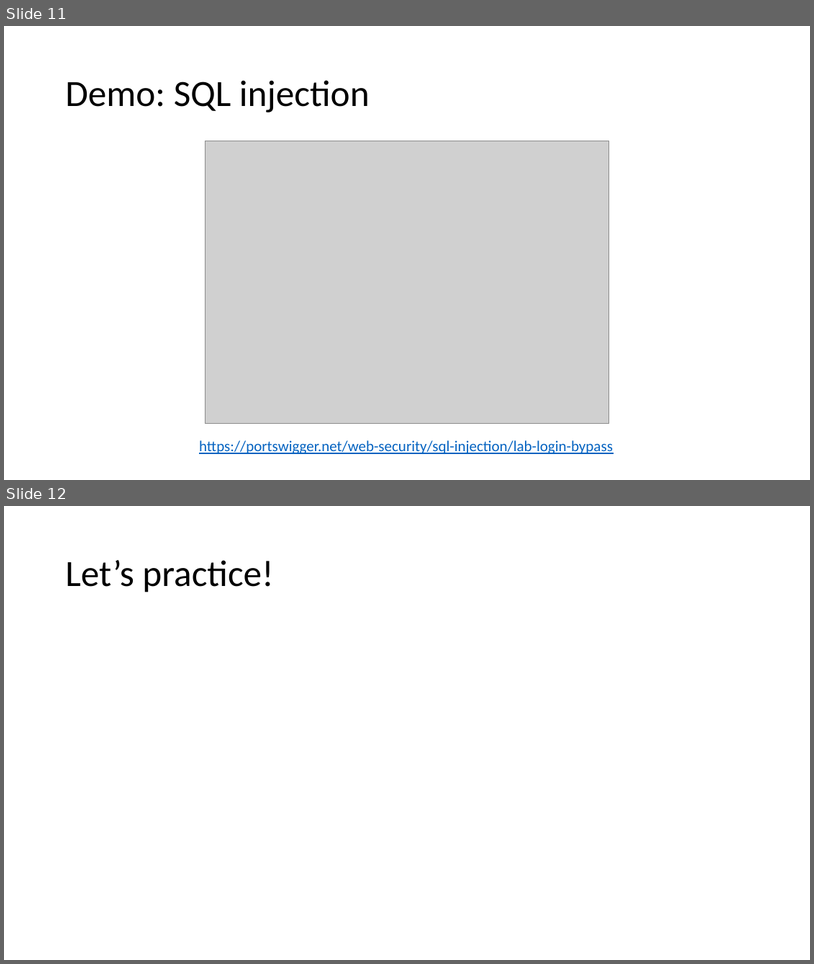
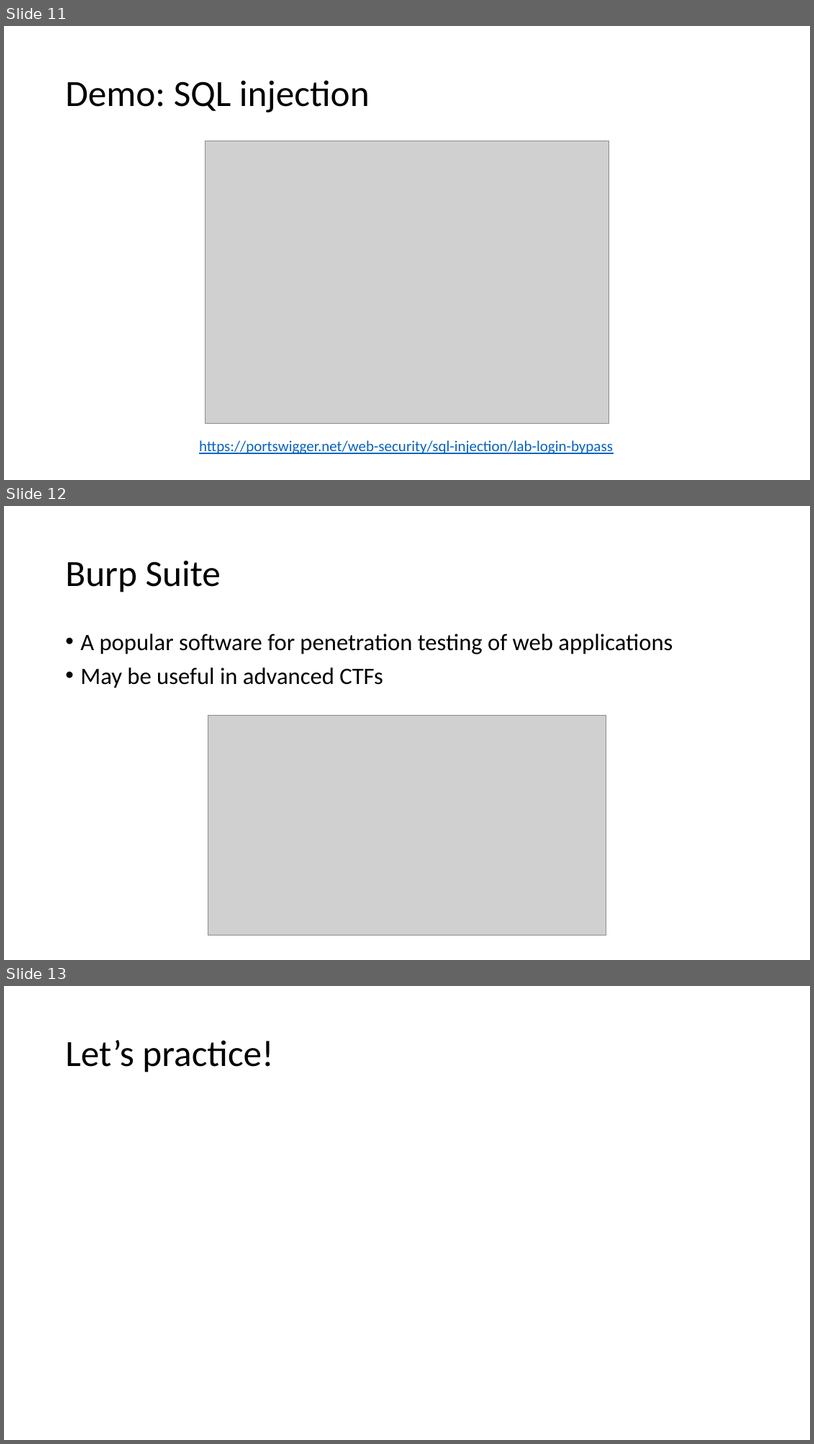
Before and after one commit to Cyanivde/technion-ctf, a slide deck: files/web.pptx. Shown one above the other, each under a label of ours: slides 11 and 12 before the commit, slides 11, 12 and 13 after it. The pictures are 814x964 and 814x1444 pixels, drawn with LibreOffice and Linux fonts; fonts in the diff are those of the drawing; grey boxes stand for pictures. Boxes give left, top, right and bottom in pixels: in the first picture for what was removed or moved away, otherwise in the second. Text is boxed around its words. In the diff, an @@ line names an element or a change of style, - is before the commit and + after.

Commit message:
update web

```diff
--- a/files/web.pptx
+++ b/files/web.pptx
@@ slide 12 added at [4, 506, 810, 960], background #FFFFFF @@
@@ title added at [65, 560, 221, 592], 44 pt, text #000000 @@
+Burp Suite
@@ text added at [80, 633, 673, 688], 28 pt, text #000000 @@
+• A popular software for penetration testing of web applications
+• May be useful in advanced CTFs
@@ picture added at [208, 715, 607, 935] @@
@@ what was slide 12 is now slide 13 @@
```
